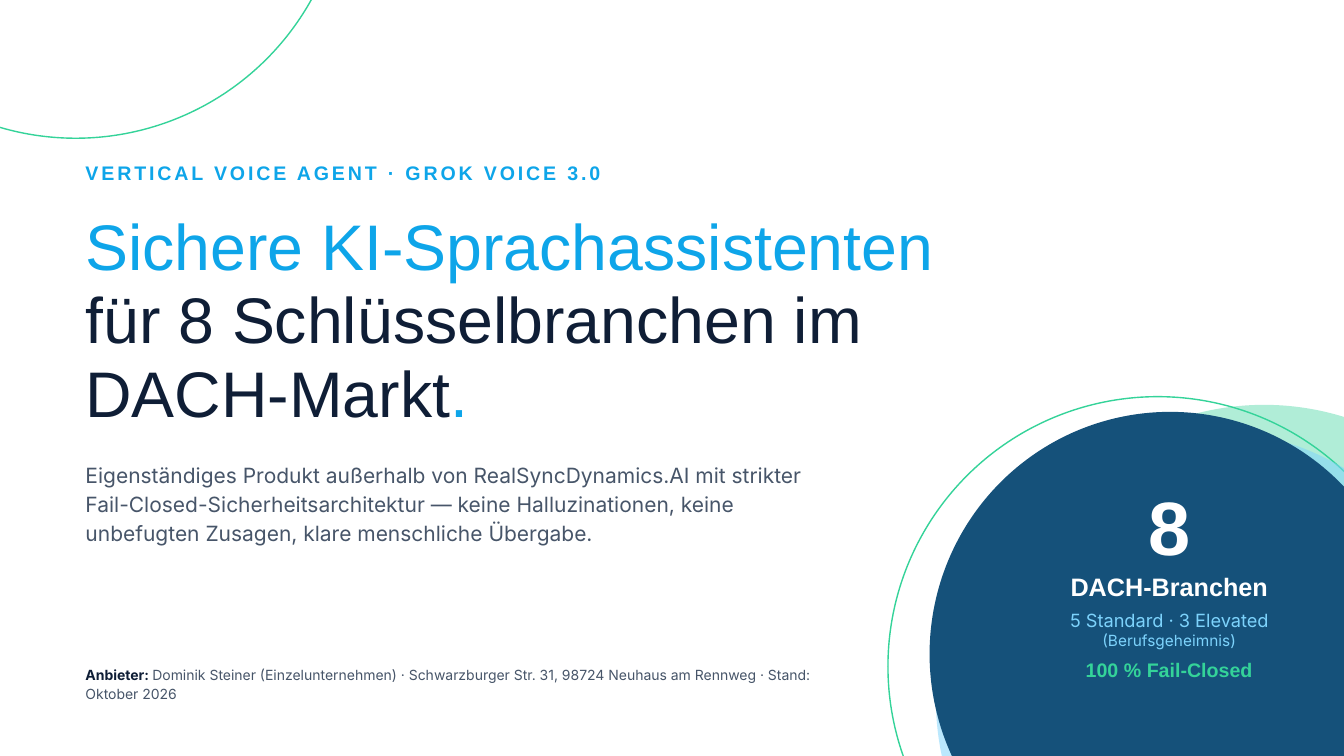
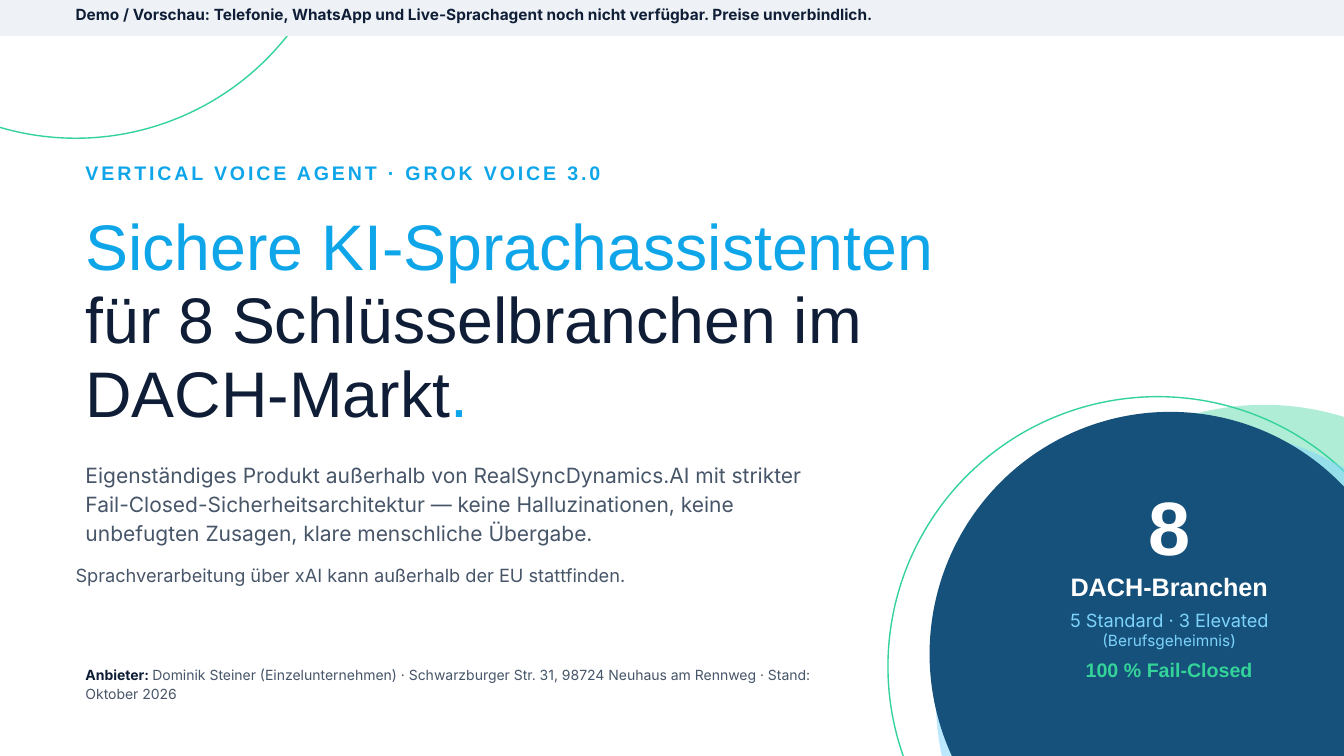
Before and after one commit to realsyncdynamics-spec/vertical-voice-agent, a slide deck: slide 1 of vertical-voice-agent-pitch-deck.pptx. Drawn at 1344x756 pixels with LibreOffice and Linux fonts; fonts in the diff are those of the drawing. Boxes give left, top, right and bottom in pixels: in the first picture for what was removed or moved away, otherwise in the second. Text is boxed around its words. In the diff, an @@ line names an element or a change of style, - is before the commit and + after.

Commit message:
docs(pitch-deck): Demo-Kennzeichnung, Telefonie/Kanzlei als geplant, Preise unverbindlich

```diff
--- a/vertical-voice-agent-pitch-deck.pptx
+++ b/vertical-voice-agent-pitch-deck.pptx
@@ rectangle added at <box>0,0,1344,36</box>, fill #EEF2F6 @@
@@ text added at <box>76,8,872,24</box>, 11 pt, text #0F1E36, bold @@
+Demo / Vorschau: Telefonie, WhatsApp und Live-Sprachagent noch nicht verfügbar. Preise unverbindlich.
@@ text added at <box>76,568,626,586</box>, 13 pt, text #475569 @@
+Sprachverarbeitung über xAI kann außerhalb der EU stattfinden.
```
Also in this commit, not shown: 5 other slides changed.
